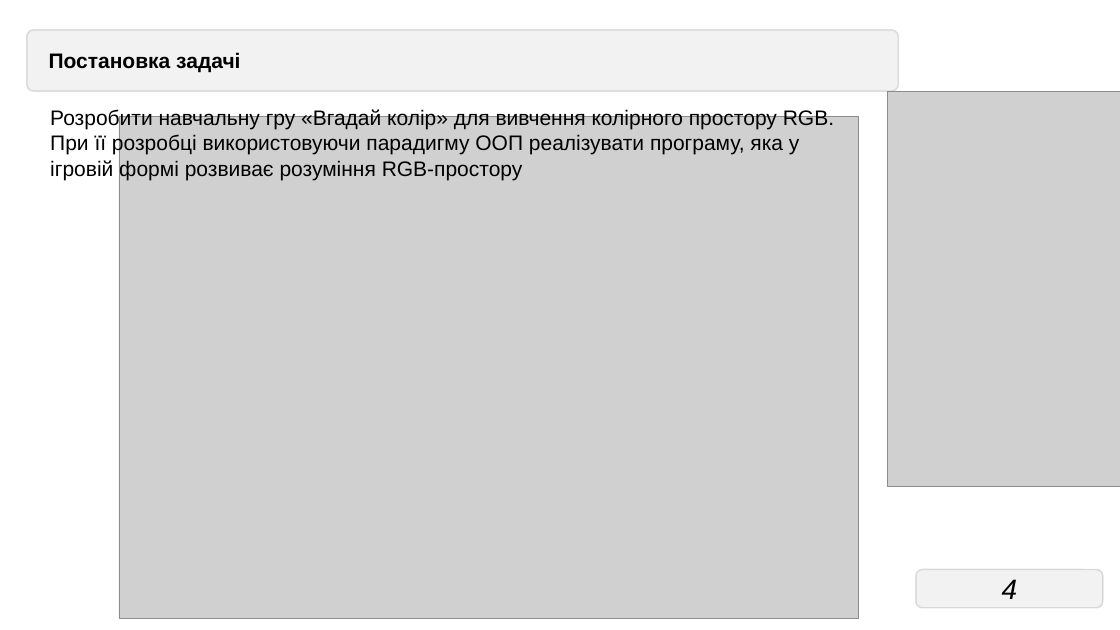
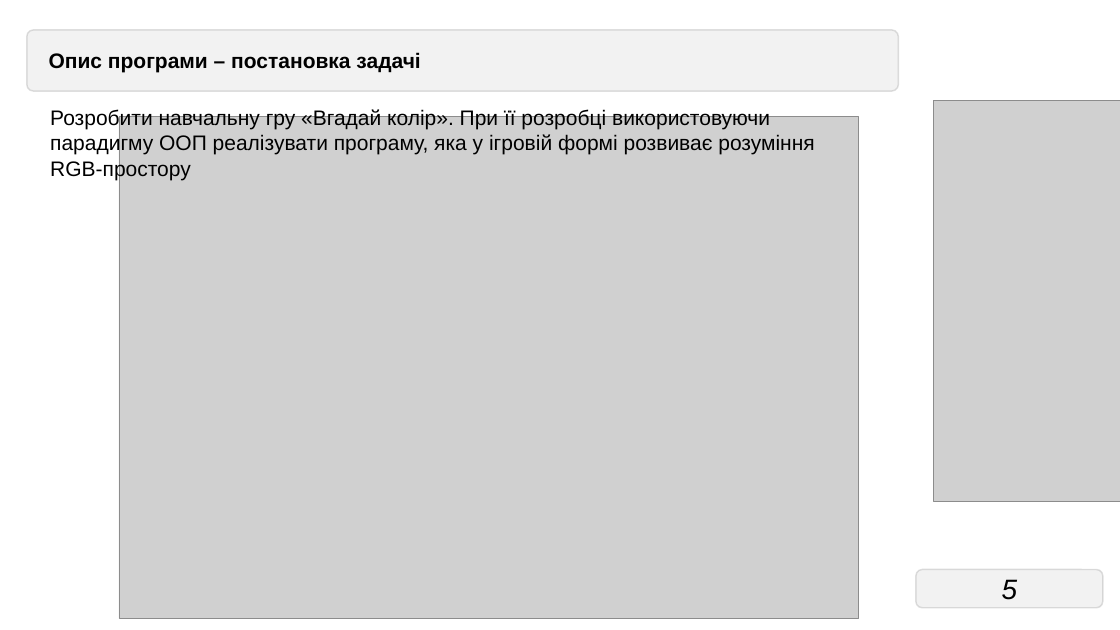
Before and after one commit to Dar-Tei/GuessTheColorGame, a slide deck: slide 5 of Курсова робота(Виступ)Журба О.Р. ПЗ-32-1ду.pptx (slide 4 before the commit). Drawn at 1120x630 pixels with LibreOffice and Linux fonts; fonts in the diff are those of the drawing; grey boxes stand for pictures. Boxes give left, top, right and bottom in pixels: in the first picture for what was removed or moved away, otherwise in the second. Text is boxed around its words. In the diff, an @@ line names an element or a change of style, - is before the commit and + after.

```diff
--- a/Курсова робота(Виступ)Журба О.Р. ПЗ-32-1ду.pptx
+++ b/Курсова робота(Виступ)Журба О.Р. ПЗ-32-1ду.pptx
@@ text in rounded rectangle at [49, 52, 420, 73]: text changed @@
-Постановка задачі
+Опис програми – постановка задачі
@@ text at [50, 109, 814, 180]: text changed @@
-Розробити навчальну гру «Вгадай колір» для вивчення колірного простору RGB. При її розробці використовуючи парадигму ООП реалізувати програму, яка у ігровій формі розвиває розуміння RGB-простору
+Розробити навчальну гру «Вгадай колір». При її розробці використовуючи парадигму ООП реалізувати програму, яка у ігровій формі розвиває розуміння RGB-простору
@@ picture: place and size @@
-picture at [888, 91, 1120, 486]
+picture at [933, 101, 1120, 502]
@@ page number at [1002, 579, 1018, 600]: text changed @@
-4
+5
```
Also in this commit, not shown: 7 other slides changed, 1 slide added, 1 other file.
